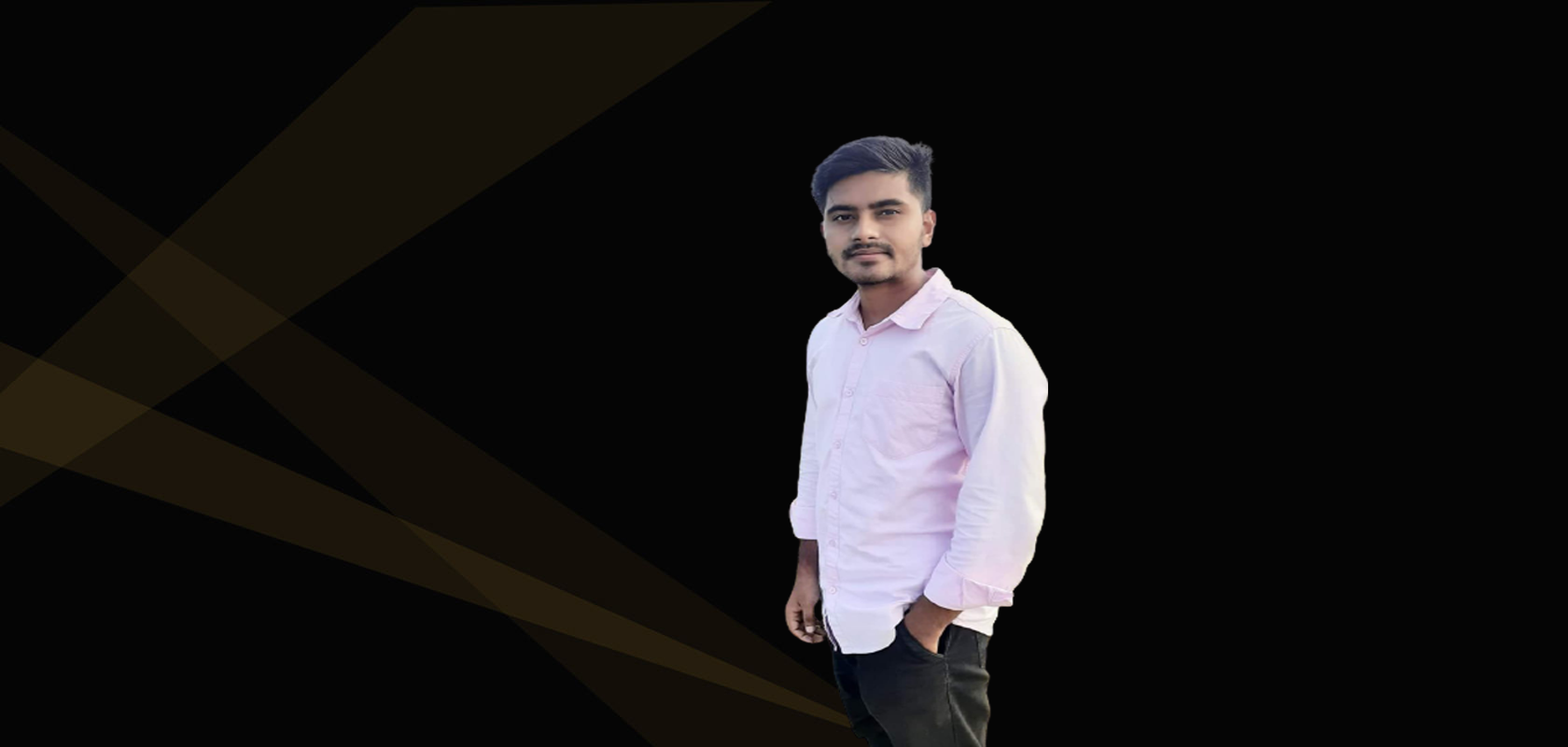
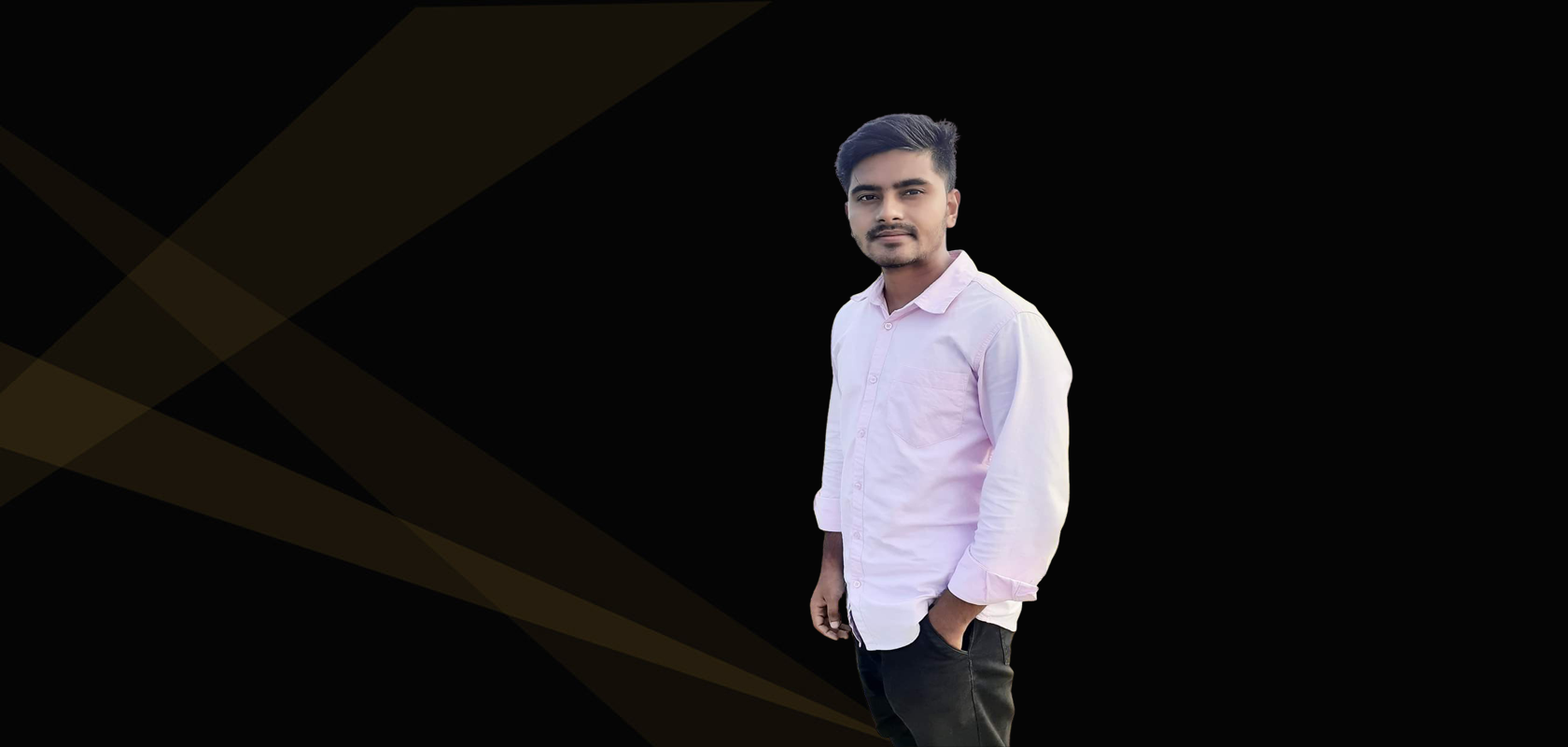
Before/after of a 1568×747 layered artwork. What changed in the layer stack:
renamed "Layer 1" to "Layer 2", painted on it over [784,111,1074,747]
